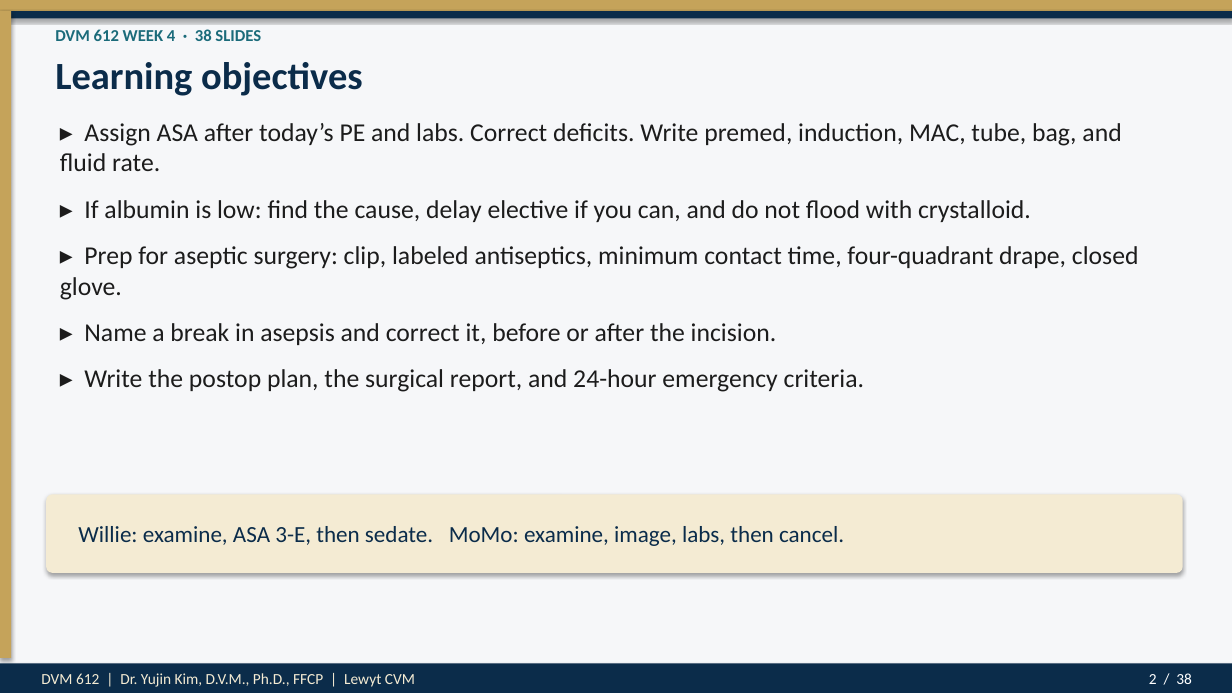
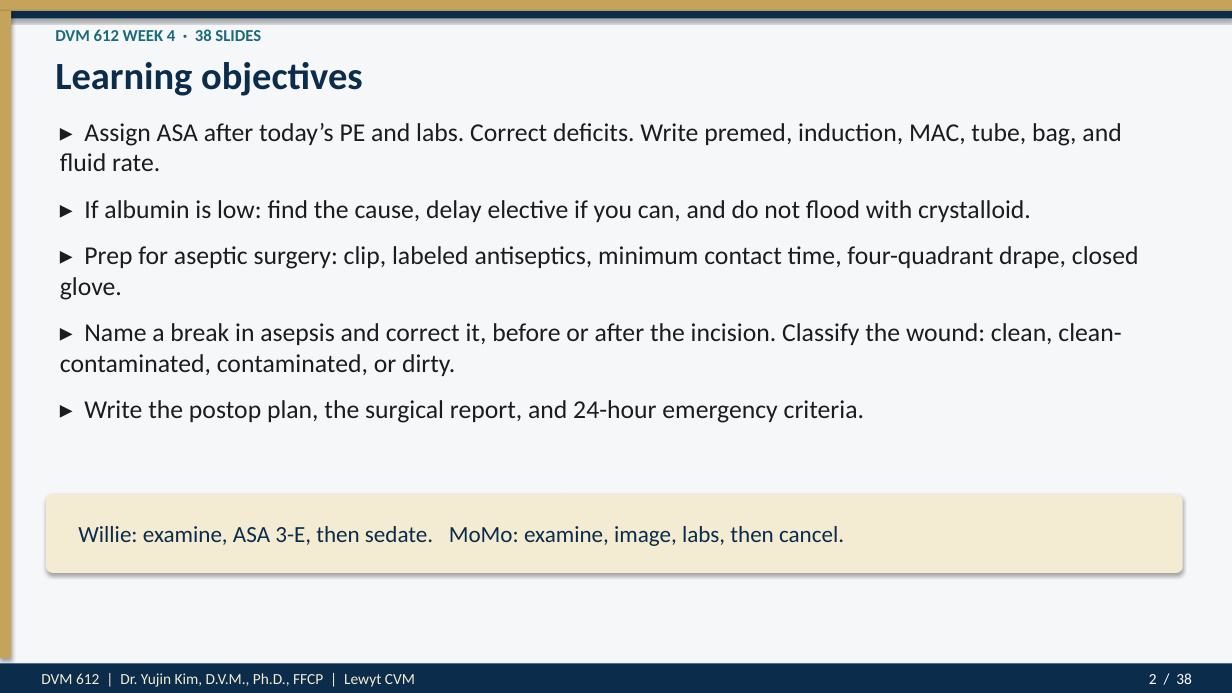
Before and after one commit to drkimvet/happycare, a slide deck: slide 2 of lectures/DVM-612_Week4_Preop_PatientPrep_Postop.pptx. Drawn at 1232x693 pixels with LibreOffice and Linux fonts; fonts in the diff are those of the drawing. Boxes give left, top, right and bottom in pixels: in the first picture for what was removed or moved away, otherwise in the second. Text is boxed around its words. In the diff, an @@ line names an element or a change of style, - is before the commit and + after.

```diff
--- a/lectures/DVM-612_Week4_Preop_PatientPrep_Postop.pptx
+++ b/lectures/DVM-612_Week4_Preop_PatientPrep_Postop.pptx
@@ text at [60,323,1121,376]: text changed @@
-▸ Name a break in asepsis and correct it, before or after the incision.
+▸ Name a break in asepsis and correct it, before or after the incision. Classify the wound: clean, clean-contaminated, contaminated, or dirty.
```
Also in this commit, not shown: 2 other slides changed, 2 other files.
